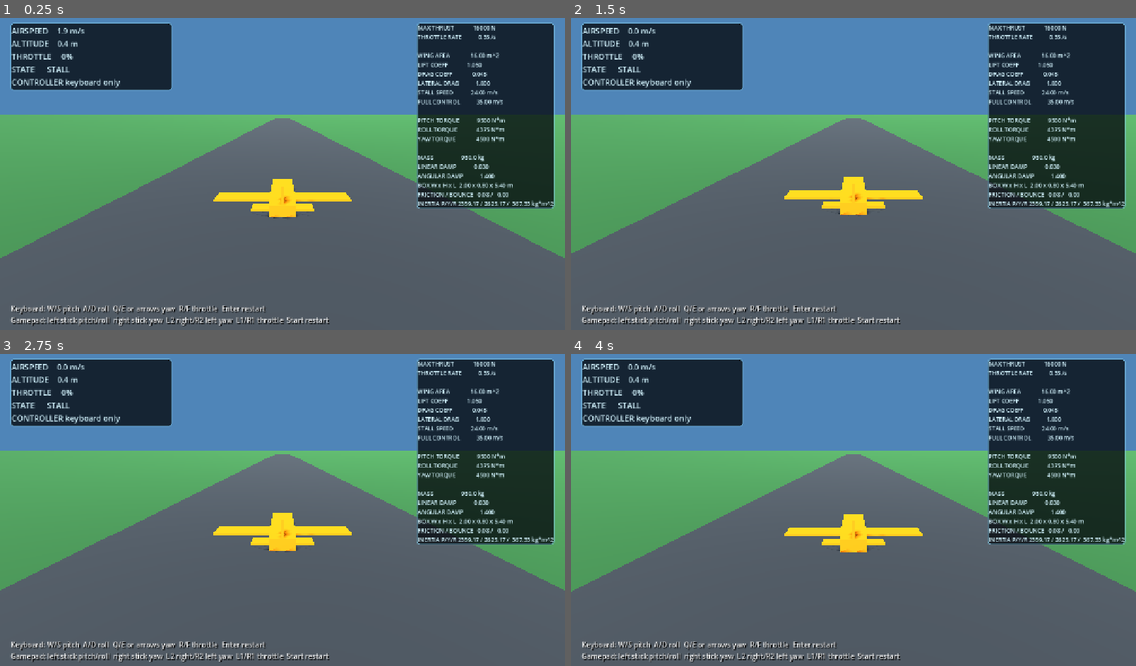
Above: before the commit, frames 1-4 (two rows, left to right).
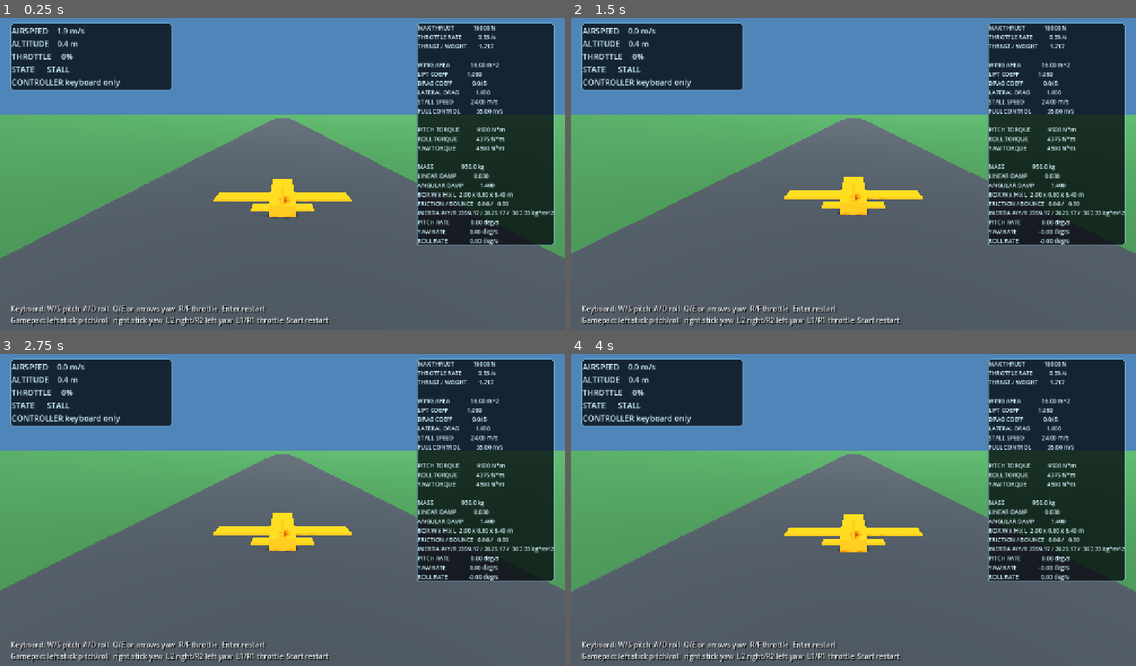
Above: after the commit, the same moments.

Repository: imanoliri/open-odyssey
Game: Godot game, scene res://scenes/main.tscn
The game is run twice, just before and just after one commit, with the same random seed, the same clock (stepped at 60 frames per second) and the same inputs.
Inputs (mouse positions are in pixels of both pictures, inside the frame that each line leads up to):
- Up to frame 1 (0.25 s): no input
- Up to frame 2 (1.5 s): tap Enter (restart) at 0.5 s; move the mouse to (977, 155) at 0.52 s; hold D (roll_right) 0.53-1.25 s; click (977, 155) at 0.67 s; drag from (740, 186) to (825, 233) at 1.27 s
- Up to frame 3 (2.75 s): tap Enter (restart) at 2 s; move the mouse to (339, 438) at 2.02 s; hold D (roll_right) from 2.03 s (still down)
- Up to frame 4 (4 s): release D (roll_right) at 2.75 s; drag from (825, 569) to (684, 460) at 2.77 s; tap Enter (restart) at 3.5 s; move the mouse to (1023, 553) at 3.52 s; hold A (roll_left) from 3.53 s (still down)

The runs differ from the first frame. In frame 1, 5.3% of the frame differs, in the area x 73-99%, y 8-73%; in frame 2, 5.3%; in frame 3, 5.3%; in frame 4, 5.3%.

Commit message:
Add thrust ratio and rotation rates

Diff:
--- a/game/scenes/main.tscn
+++ b/game/scenes/main.tscn
@@ -173,7 +173,7 @@
 layout_mode = 2
 theme_override_colors/font_color = Color(0.83, 0.96, 1, 1)
 theme_override_font_sizes/font_size = 13
-text = "MAX THRUST\nTHROTTLE RATE\n\nWING AREA\nLIFT COEFF\nDRAG COEFF\n\nPITCH TORQUE\nROLL TORQUE\nYAW TORQUE\n\nMASS\nBOX W x H x L\nINERTIA P/Y/R"
+text = "MAX THRUST\nTHROTTLE RATE\nTHRUST / WEIGHT\n\nWING AREA\nLIFT COEFF\nDRAG COEFF\n\nPITCH TORQUE\nROLL TORQUE\nYAW TORQUE\n\nMASS\nBOX W x H x L\nINERTIA P/Y/R\nPITCH RATE\nYAW RATE\nROLL RATE"
 
 [node name="Instructions" type="Label" parent="HUD"]
 layout_mode = 0
--- a/game/scripts/aircraft.gd
+++ b/game/scripts/aircraft.gd
@@ -107,6 +107,17 @@
 func physical_characteristics_text() -> String:
 	var box_size := _collision_box_size()
 	var moments_of_inertia := _box_moments_of_inertia(box_size)
+	var weight_newtons := maxf(mass * 9.80665 * gravity_scale, 0.001)
+	var thrust_to_weight_ratio := maximum_thrust_newtons / weight_newtons
+	var local_angular_velocity := (
+		global_transform.basis.orthonormalized().inverse()
+		* angular_velocity
+	)
+	var rotation_rates_degrees := Vector3(
+		rad_to_deg(local_angular_velocity.x),
+		rad_to_deg(local_angular_velocity.y),
+		rad_to_deg(local_angular_velocity.z)
+	)
 	var surface_friction := 0.0
 	var surface_bounce := 0.0
 	if physics_material_override != null:
@@ -116,6 +127,7 @@
 	var template := (
 		"MAX THRUST          %8.0f N\n"
 		+ "THROTTLE RATE       %8.2f /s\n"
+		+ "THRUST / WEIGHT     %8.3f\n"
 		+ "\n"
 		+ "WING AREA           %8.2f m^2\n"
 		+ "LIFT COEFF          %8.3f\n"
@@ -133,11 +145,15 @@
 		+ "ANGULAR DAMP        %8.3f\n"
 		+ "BOX W x H x L  %4.2f x %4.2f x %4.2f m\n"
 		+ "FRICTION / BOUNCE %6.2f / %6.2f\n"
-		+ "INERTIA P/Y/R %7.2f / %7.2f / %7.2f kg*m^2"
+		+ "INERTIA P/Y/R %7.2f / %7.2f / %7.2f kg*m^2\n"
+		+ "PITCH RATE          %8.2f deg/s\n"
+		+ "YAW RATE            %8.2f deg/s\n"
+		+ "ROLL RATE           %8.2f deg/s"
 	)
 	return template % [
 			maximum_thrust_newtons,
 			throttle_change_per_second,
+			thrust_to_weight_ratio,
 			wing_area_square_metres,
 			lift_coefficient,
 			drag_coefficient,
@@ -157,7 +173,10 @@
 			surface_bounce,
 			moments_of_inertia.x,
 			moments_of_inertia.y,
-			moments_of_inertia.z
+			moments_of_inertia.z,
+			rotation_rates_degrees.x,
+			rotation_rates_degrees.y,
+			rotation_rates_degrees.z
 		]
 
 
--- a/game/tests/smoke_test.gd
+++ b/game/tests/smoke_test.gd
@@ -25,12 +25,16 @@
 	var physics_text := aircraft.physical_characteristics_text()
 	for required_text in [
 		"MAX THRUST",
+		"THRUST / WEIGHT",
 		"ROLL TORQUE",
 		"YAW TORQUE",
 		"BOX W x H x L",
 		"2.00 x 0.80 x 5.40 m",
 		"INERTIA P/Y/R",
-		"2359.17 / 2625.17 /  367.33"
+		"2359.17 / 2625.17 /  367.33",
+		"PITCH RATE",
+		"YAW RATE",
+		"ROLL RATE"
 	]:
 		if not physics_text.contains(required_text):
 			push_error(
Not shown, changed: README.md
